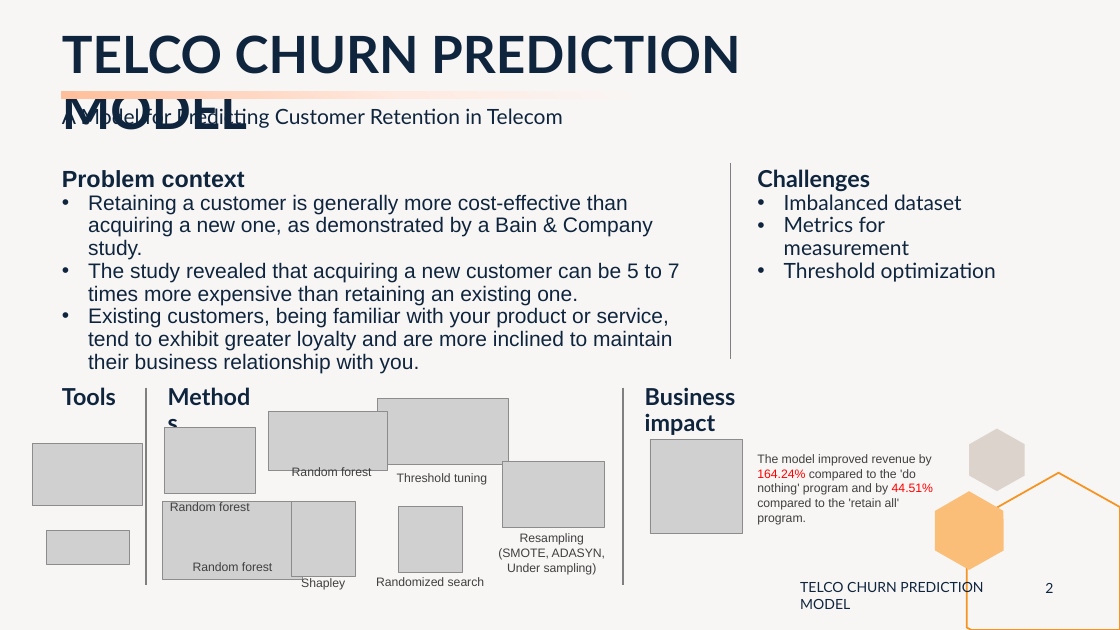
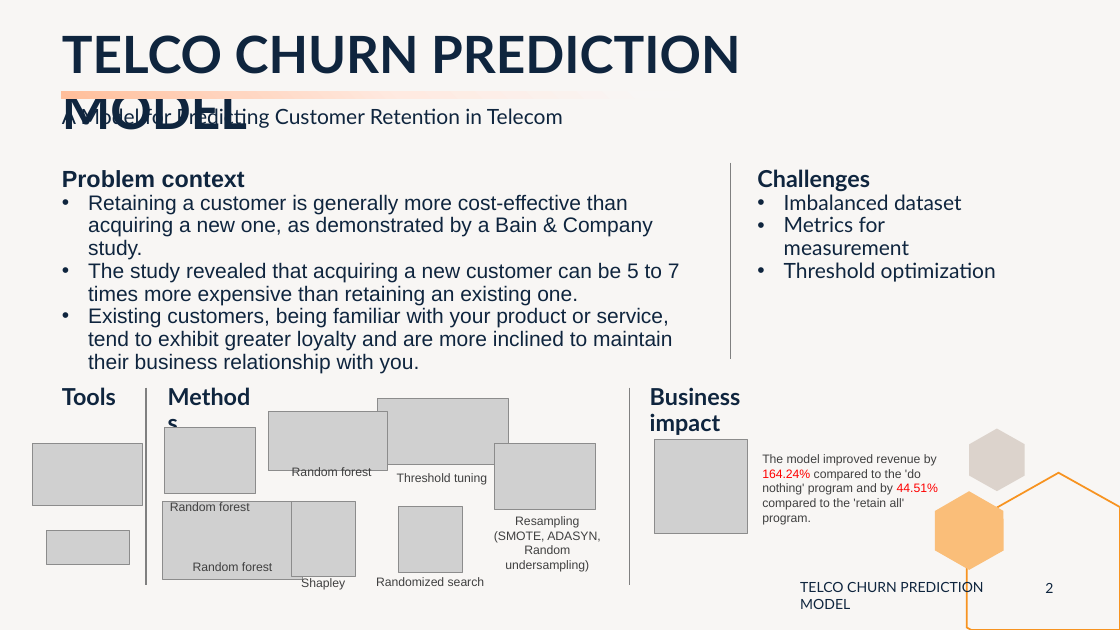
Before and after one commit to peerapat-t/telco_churn_prediction_model, a slide deck: slide 2 of Telco churn prediction model presentation.pptx. Drawn at 1120x630 pixels with LibreOffice and Linux fonts; fonts in the diff are those of the drawing; grey boxes stand for pictures. Boxes give left, top, right and bottom in pixels: in the first picture for what was removed or moved away, otherwise in the second. Text is boxed around its words. In the diff, an @@ line names an element or a change of style, - is before the commit and + after.

```diff
--- a/Telco churn prediction model presentation.pptx
+++ b/Telco churn prediction model presentation.pptx
@@ 2 texts, 1 picture, 1 line: place and size @@
-2 texts, 1 picture, 1 line at (623,387,933,585)
+2 texts, 1 picture, 1 line at (629,387,938,585)
@@ picture: place and size @@
-picture at (503,461,605,527)
+picture at (494,444,596,509)
@@ text at (494,516,600,572): text changed @@
-Resampling
-(SMOTE, ADASYN, Under sampling)
+Resampling
+(SMOTE, ADASYN, Random undersampling)
```
Also in this commit, not shown: 1 other slide changed, 1 other file.
